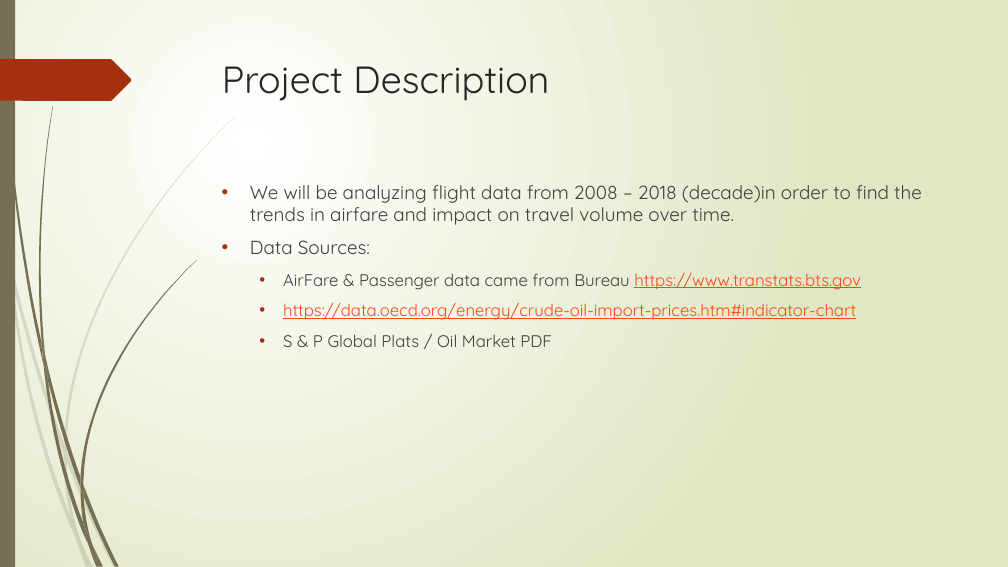
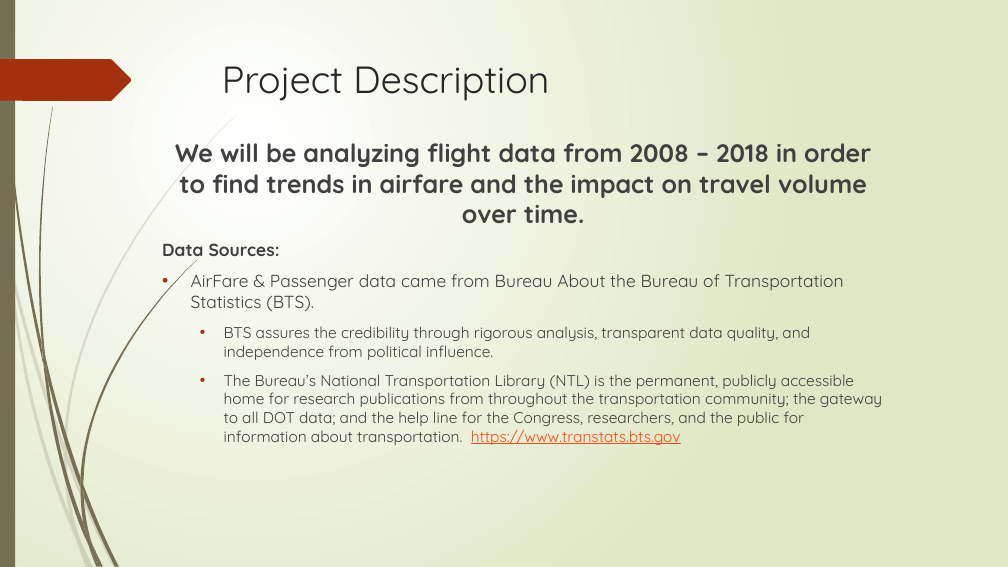
Before and after one commit to darstsharon/FlightCostAnalysis, a slide deck: slide 3 of Flight Cost Analysis.pptx (slide 2 before the commit). Drawn at 1008x567 pixels with LibreOffice and Linux fonts; fonts in the diff are those of the drawing. Boxes give left, top, right and bottom in pixels: in the first picture for what was removed or moved away, otherwise in the second. Text is boxed around its words. In the diff, an @@ line names an element or a change of style, - is before the commit and + after.

Commit message:
Updated PPT

```diff
--- a/Flight Cost Analysis.pptx
+++ b/Flight Cost Analysis.pptx
@@ text "We will be analyzing flight ...": place and size @@
-text "We will be analyzing flight ..." at [250, 185, 922, 347]
+text "We will be analyzing flight ..." at [162, 143, 882, 445]
@@ text at [175, 143, 871, 223]: text changed; size 18 to 24.1 pt; bold on @@
-• We will be analyzing flight data from 2008 – 2018 (decade)in order to find the trends in airfare and impact on travel volume over time.
+We will be analyzing flight data from 2008 – 2018 in order to find trends in airfare and the impact on travel volume over time.
@@ text at [162, 243, 280, 262]: size 18 to 16.6 pt, bold on in "Data Sources:"; bullet • to none @@
@@ text at [191, 274, 882, 445]: text changed; size 16 to 14.8 pt; text colour #FB4A18 to #404040 @@
-  • AirFare & Passenger data came from Bureau https://www.transtats.bts.gov
-  • https://data.oecd.org/energy/crude-oil-import-prices.htm#indicator-chart
-  • S & P Global Plats / Oil Market PDF
+• AirFare & Passenger data came from Bureau About the Bureau of Transportation Statistics (BTS).
+  • BTS assures the credibility through rigorous analysis, transparent data quality, and independence from political influence.
+  • The Bureau’s National Transportation Library (NTL) is the permanent, publicly accessible home for research publications from throughout the transportation community; the gateway to all DOT data; and the help line for the Congress, researchers, and the public for information about transportation. https://www.transtats.bts.gov
```
Also in this commit, not shown: 9 other slides changed, 1 slide added, 1 slide removed, 2 other files.
